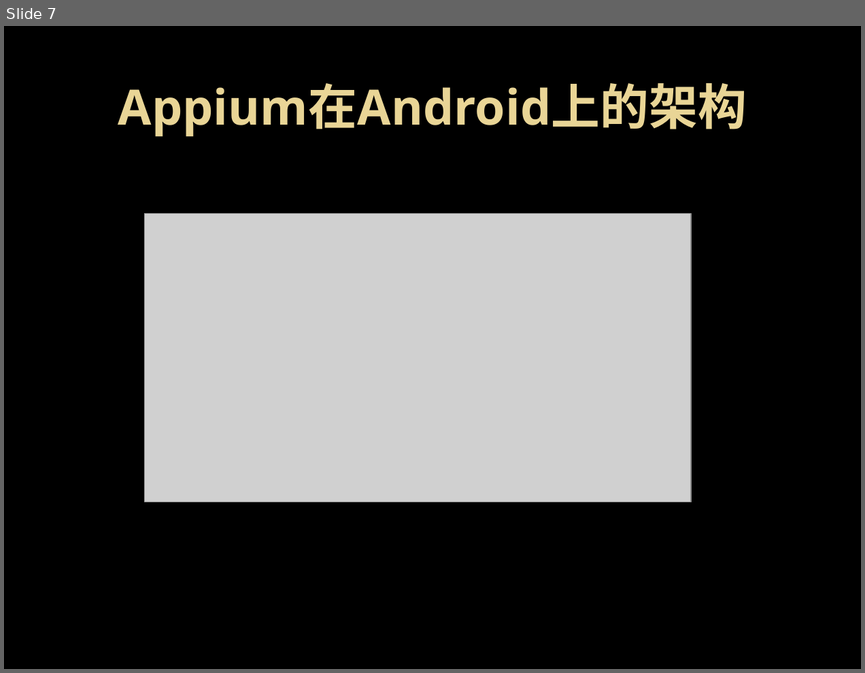
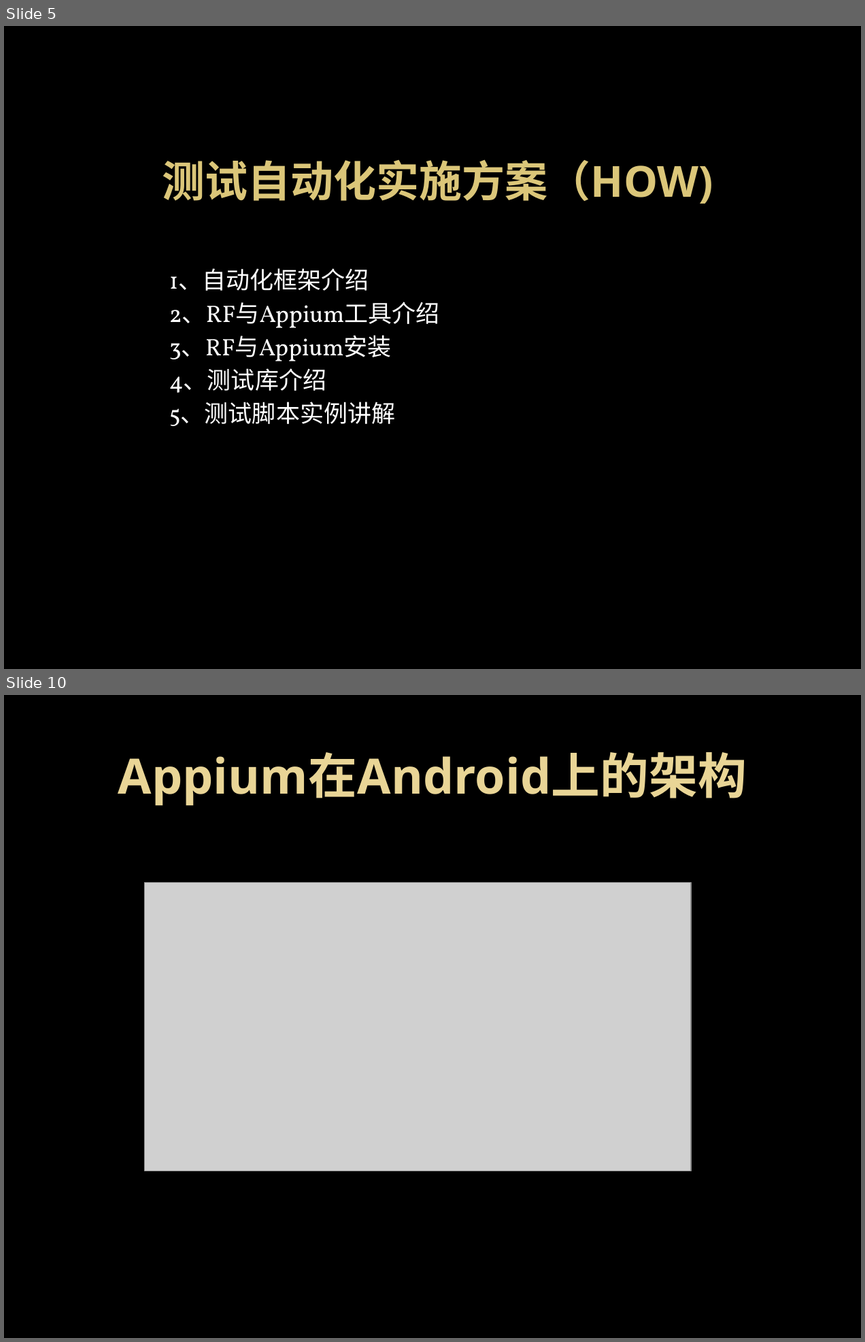
Before and after one commit to elvis2workspace/OPython, a slide deck: 自动化安装包/移动互联网事业部测试自动化实施方案介绍_张修海.pptx. Shown one above the other, each under a label of ours: slide 7 before the commit, slides 5 and 10 after it; the slides between them are not shown. The pictures are 865x673 and 865x1342 pixels, drawn with LibreOffice and Linux fonts; fonts in the diff are those of the drawing; grey boxes stand for pictures; background and template pictures are left out. Boxes give left, top, right and bottom in pixels: in the first picture for what was removed or moved away, otherwise in the second. Text is boxed around its words. In the diff, an @@ line names an element or a change of style, - is before the commit and + after.

Commit message:
更新最新的volte版本ecm对应的自动化脚本

```diff
--- a/自动化安装包/移动互联网事业部测试自动化实施方案介绍_张修海.pptx
+++ b/自动化安装包/移动互联网事业部测试自动化实施方案介绍_张修海.pptx
@@ slide 5 added at box(4, 26, 861, 669), background picture (left out) @@
@@ title added at box(162, 159, 713, 203), 36 pt, text #DCC679, bold @@
+测试自动化实施方案（HOW)
@@ text added at box(169, 268, 440, 426), 20 pt, text #C7EDCC @@
+1、自动化框架介绍
+2、RF与Appium工具介绍
+3、RF与Appium安装
+4、测试库介绍
+5、测试脚本实例讲解
@@ what was slide 7 is now slide 10 @@
```
Also in this commit, not shown: 14 slides changed, 3 other slides added, 6 other files.
